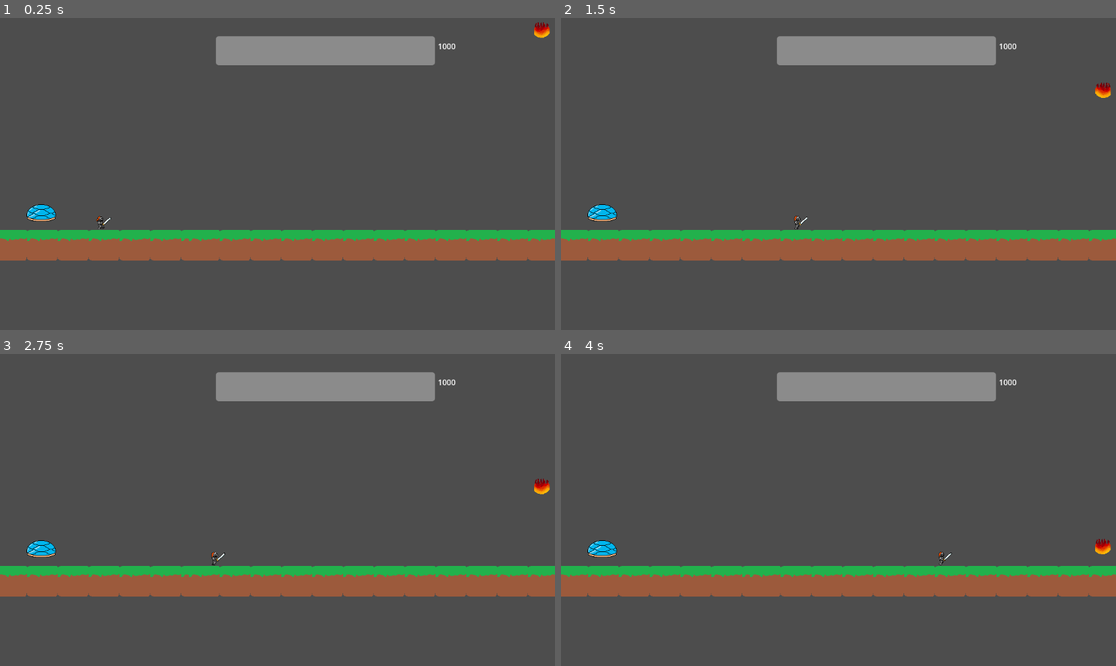
Above: before the commit, frames 1-4 (two rows, left to right).
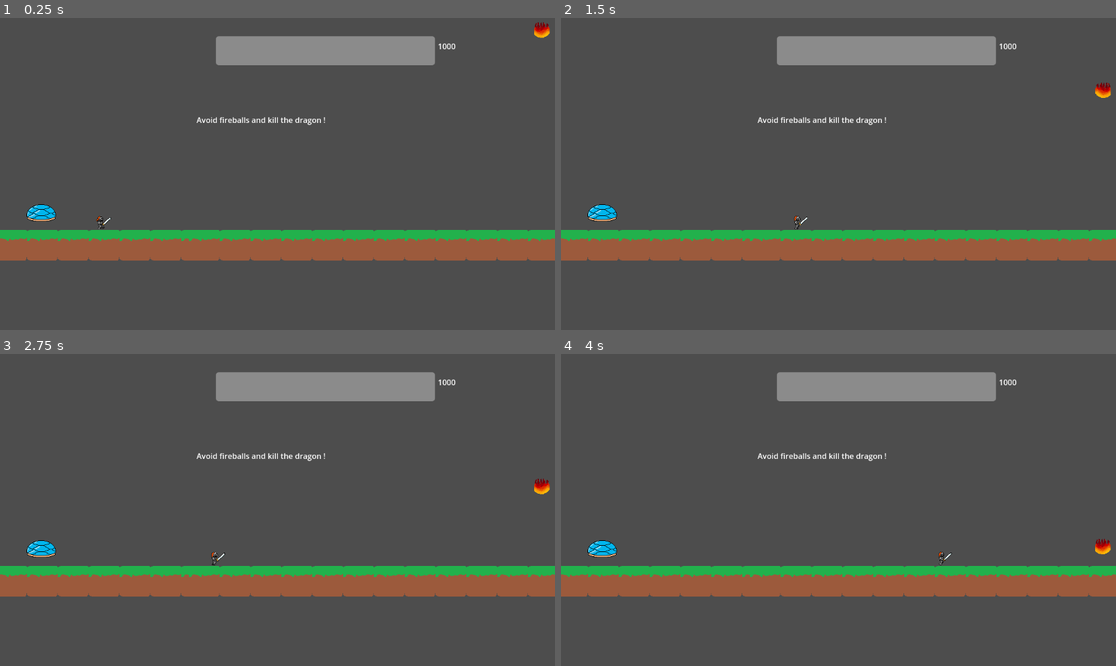
Above: after the commit, the same moments.

Repository: pbagnoud/trijam311
Game: Godot game, scene res://scene/main.tscn
Same seed, same stepped clock (60 frames per second), same inputs: the game is played once before the commit and once after it.
Inputs:
- Up to frame 1 (0.25 s): no input
- Up to frame 2 (1.5 s): tap Enter (ui_accept) at 0.5, 0.77 s; hold Right (ui_right) from 0.53 s (still down)
- Up to frame 3 (2.75 s): tap Enter (ui_accept) at 1.52 s; release Right (ui_right) at 2.03 s; hold Left (ui_left) from 2.03 s (still down)
- Up to frame 4 (4 s): release Left (ui_left) at 2.78 s; hold Right (ui_right) from 2.78 s (still down); tap Enter (ui_accept) at 3.02, 3.77 s

The runs differ from the first frame. In frame 1, 0.2% of the frame differs, in the area x 35-59%, y 31-35%; in frame 2, 0.2%; in frame 3, 0.2%; in frame 4, 0.2%.

Commit message:
Added instructions

Diff:
--- /dev/null
+++ b/trijam311/scene/Instructions.tscn
@@ -0,0 +1,15 @@
+[gd_scene format=3 uid="uid://dt8lcrnymmexa"]
+
+[node name="Instructions" type="Control"]
+layout_mode = 3
+anchors_preset = 15
+anchor_right = 1.0
+anchor_bottom = 1.0
+grow_horizontal = 2
+grow_vertical = 2
+
+[node name="Text_instructions" type="RichTextLabel" parent="."]
+layout_mode = 0
+offset_right = 280.0
+offset_bottom = 31.0
+text = "Avoid fireballs and kill the dragon !"
--- a/trijam311/scene/main.tscn
+++ b/trijam311/scene/main.tscn
@@ -7,6 +7,7 @@
 [ext_resource type="PackedScene" path="res://scene/fireball.tscn" id="5_4bfyv"]
 [ext_resource type="Texture2D" uid="uid://c7xfb6l25y2n3" path="res://asset/background.png" id="6_4vopv"]
 [ext_resource type="PackedScene" uid="uid://yn5ufdfx561d" path="res://scene/Boss_healthbar.tscn" id="7_r1egk"]
+[ext_resource type="PackedScene" uid="uid://dt8lcrnymmexa" path="res://scene/Instructions.tscn" id="8_8gp42"]
 
 [sub_resource type="TileSetAtlasSource" id="TileSetAtlasSource_f0eti"]
 texture = ExtResource("2_lefjs")
@@ -52,3 +53,9 @@
 offset_top = 38.0
 offset_right = 903.0
 offset_bottom = 98.0
+
+[node name="Instructions" parent="." instance=ExtResource("8_8gp42")]
+offset_left = 408.0
+offset_top = 200.0
+offset_right = 408.0
+offset_bottom = 200.0
Not shown: 1 places in trijam311/scene/main.tscn that only renumber resources
